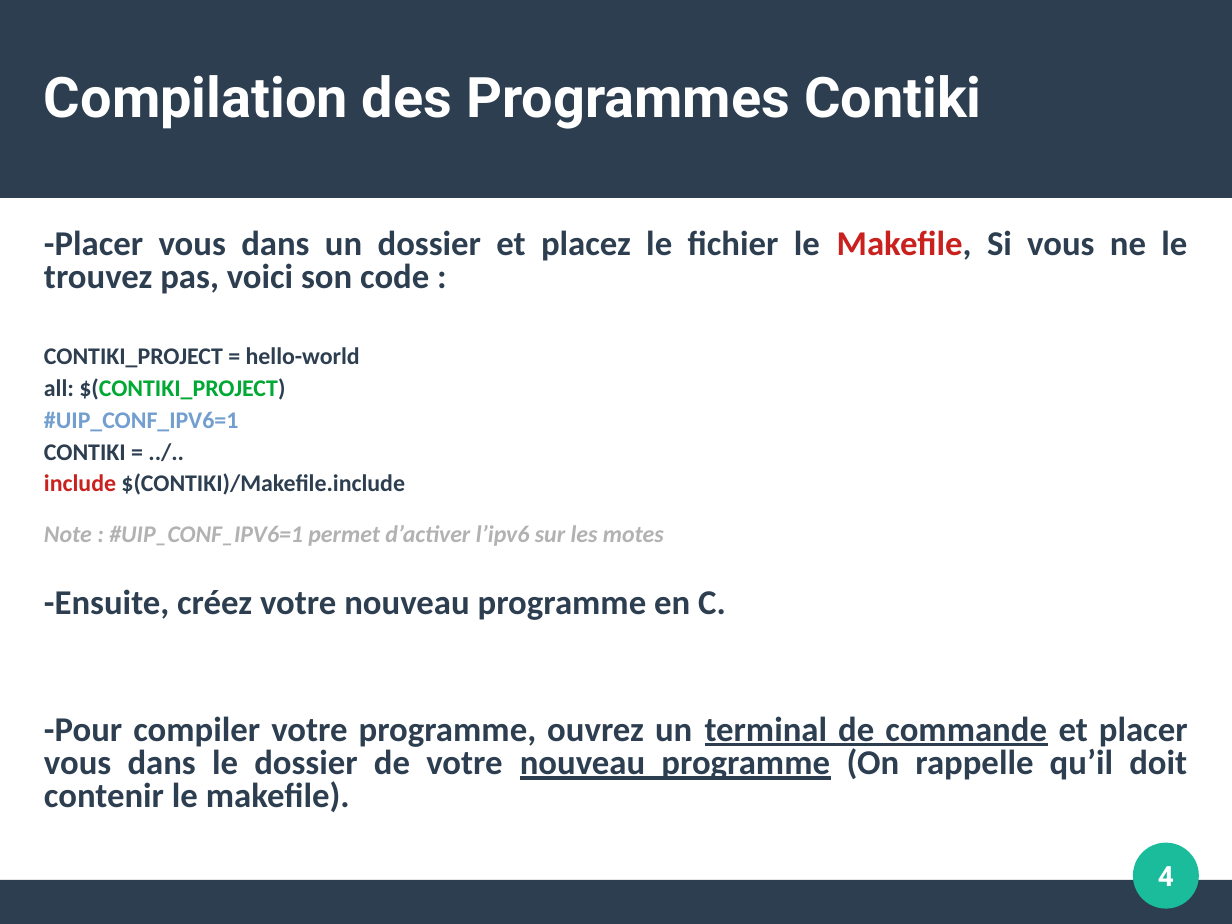
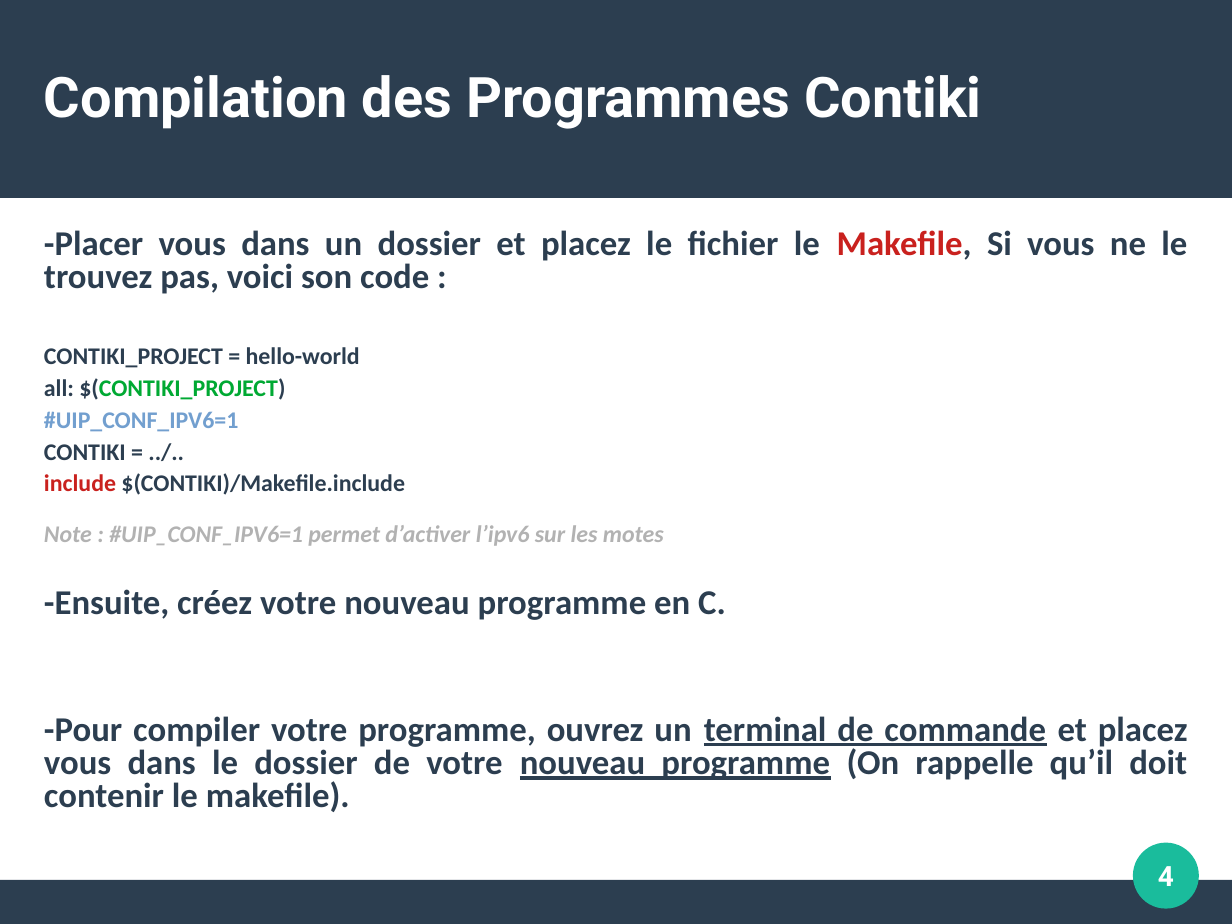
Before and after one commit to Hugo-SEQUIER/ProjetS3, a slide deck: slide 4 of ressources/nos_resumes/programmer_sur_contiki.odp. Drawn at 1232x924 pixels with LibreOffice and Linux fonts; fonts in the diff are those of the drawing. Boxes give left, top, right and bottom in pixels: in the first picture for what was removed or moved away, otherwise in the second. Text is boxed around its words. In the diff, an @@ line names an element or a change of style, - is before the commit and + after.

```diff
--- a/ressources/nos_resumes/programmer_sur_contiki.odp
+++ b/ressources/nos_resumes/programmer_sur_contiki.odp
@@ text at [44, 716, 1188, 812]: text changed @@
--Pour compiler votre programme, ouvrez un terminal de commande et placer vous dans le dossier de votre nouveau programme (On rappelle qu’il doit contenir le makefile).
+-Pour compiler votre programme, ouvrez un terminal de commande et placez vous dans le dossier de votre nouveau programme (On rappelle qu’il doit contenir le makefile).
```
Also in this commit, not shown: 2 other slides changed, 5 slides added, 2 slides removed, 6 other files.
